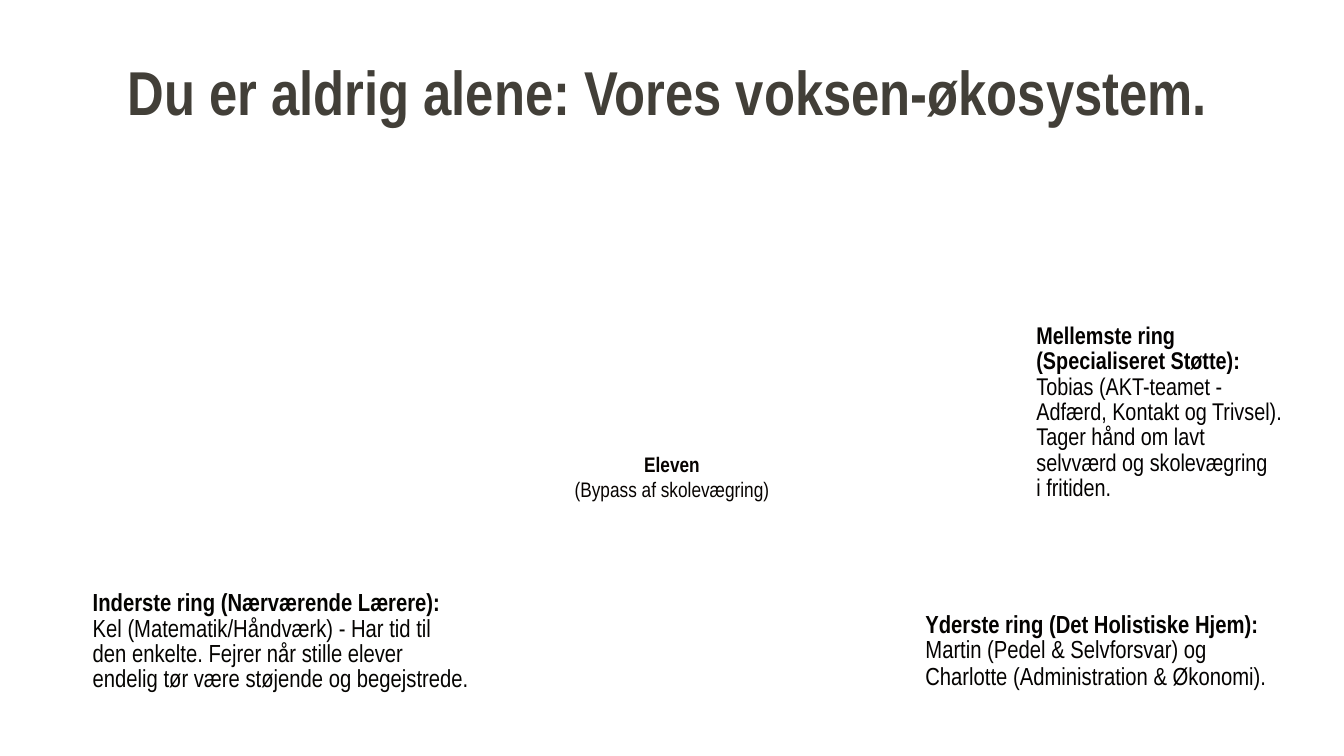
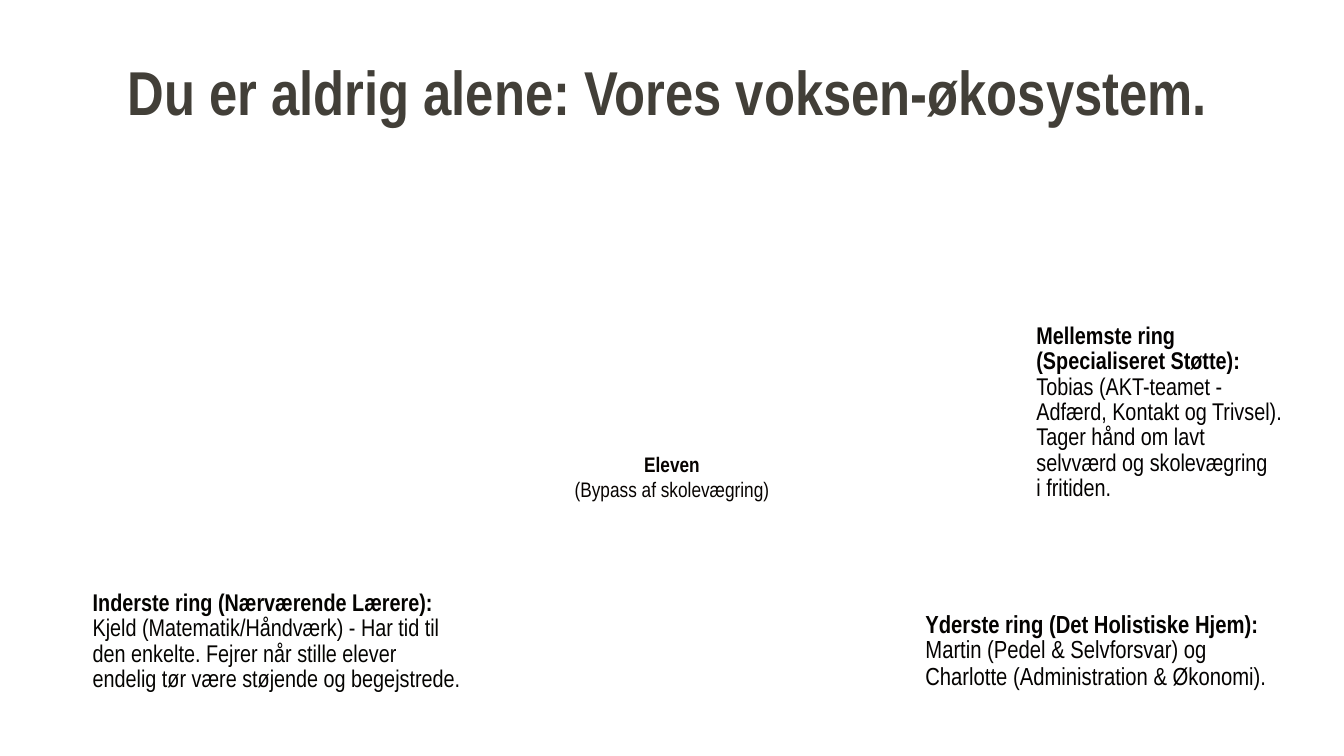
Before and after one commit to qvisty/emmerske-radio, a slide deck: slide 4 of Filer/Trivslens Arkitektur Emmerske Efterskole.pptx. Drawn at 1344x756 pixels with LibreOffice and Linux fonts; fonts in the diff are those of the drawing; background and template pictures are left out. Boxes give left, top, right and bottom in pixels: in the first picture for what was removed or moved away, otherwise in the second. Text is boxed around its words. In the diff, an @@ line names an element or a change of style, - is before the commit and + after.

```diff
--- a/Filer/Trivslens Arkitektur Emmerske Efterskole.pptx
+++ b/Filer/Trivslens Arkitektur Emmerske Efterskole.pptx
@@ text at <box>93,593,460,692</box>: size 23.5 to 23 pt in "Inderste ring (Nærværende Lærere):", "den enkelte. Fejrer når stille elever", "endelig tør være støjende og begejstrede."; line spacing 24.3pt to 24.2pt; line spacing 23.7pt to 23.8pt @@
@@ text at <box>93,617,439,641</box>: text changed; size 23.5 to 23 pt @@
-Kel (Matematik/Håndværk) - Har tid til
+Kjeld (Matematik/Håndværk) - Har tid til
```
Also in this commit, not shown: 2 other slides changed, 32 other files.
